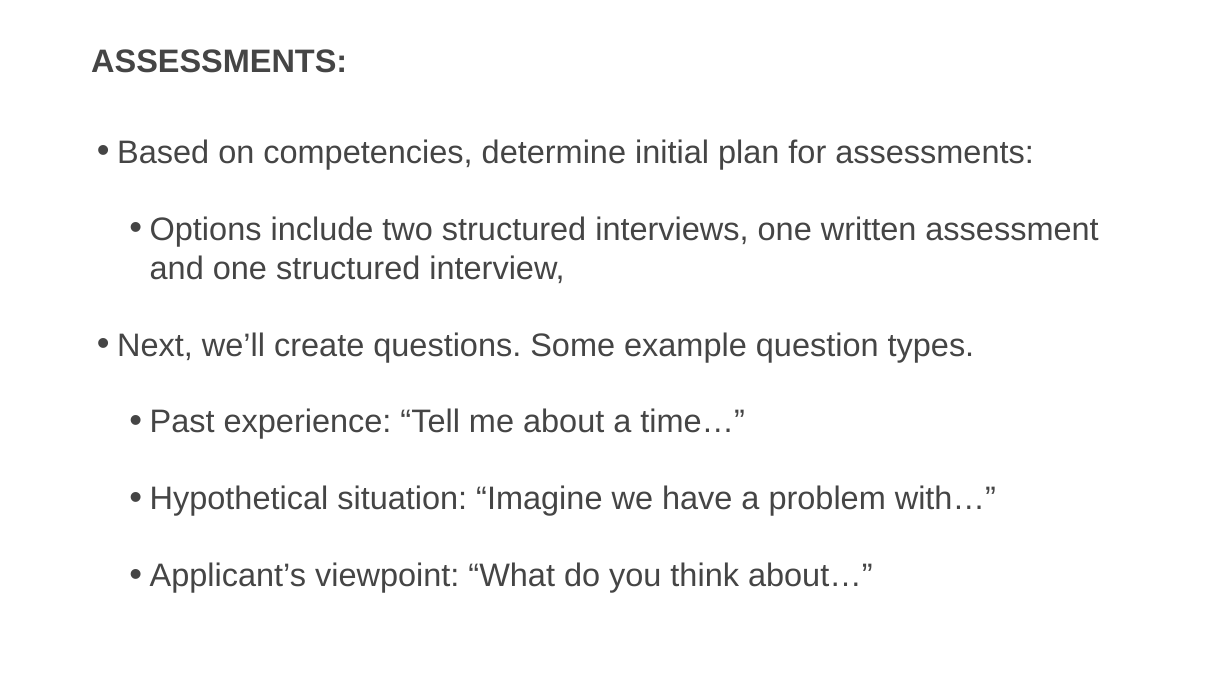
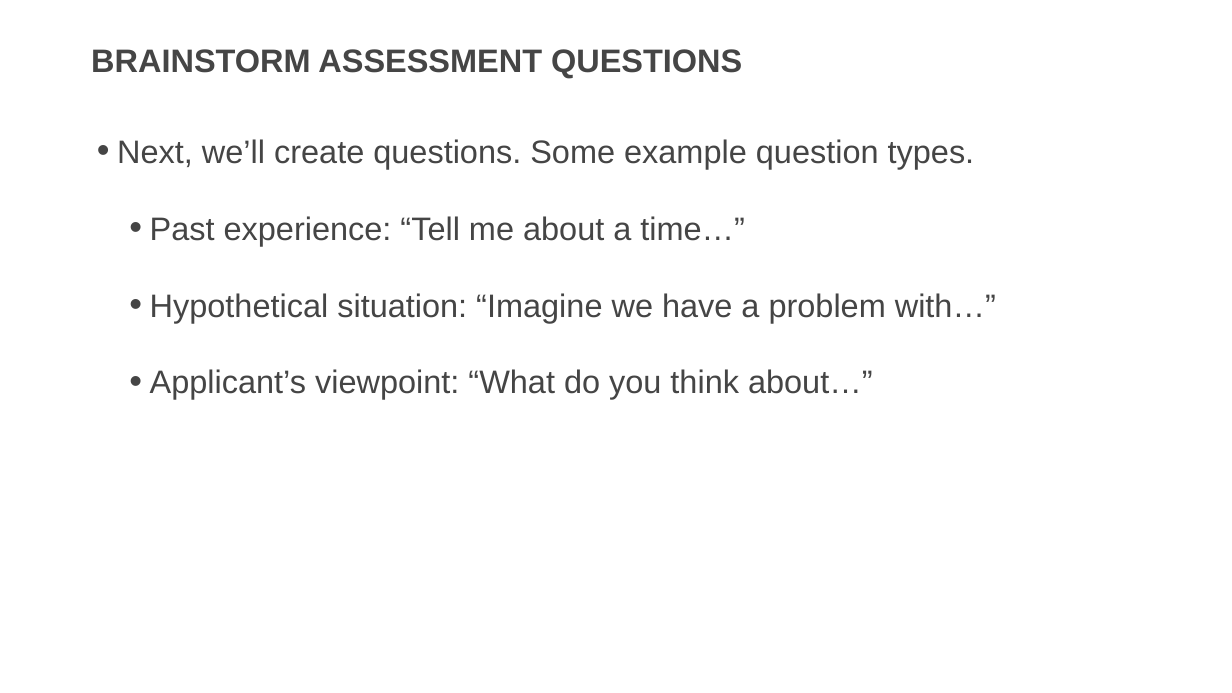
Before and after one commit to usds/SME-QA-Website, a slide deck: slide 29 of toolkit/job-analysis/job-analysis-presentation.pptx (slide 24 before the commit). Drawn at 1232x693 pixels with LibreOffice and Linux fonts; fonts in the diff are those of the drawing. Boxes give left, top, right and bottom in pixels: in the first picture for what was removed or moved away, otherwise in the second. Text is boxed around its words. In the diff, an @@ line names an element or a change of style, - is before the commit and + after.

```diff
--- a/toolkit/job-analysis/job-analysis-presentation.pptx
+++ b/toolkit/job-analysis/job-analysis-presentation.pptx
@@ title at box(91, 49, 742, 78): text changed @@
-ASSESSMENTS:
+BRAINSTORM ASSESSMENT QUESTIONS
@@ text at box(117, 139, 1098, 283): paragraphs removed @@
-• Based on competencies, determine initial plan for assessments:
-  • Options include two structured interviews, one written assessment and one structured interview,
```
Also in this commit, not shown: 14 other slides changed, 5 slides added, 1 slide removed, 2 other files.
